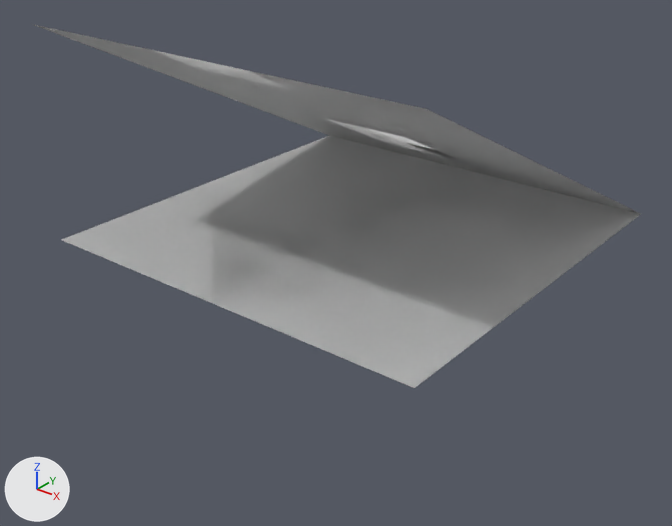
The FBX model Assets/Models/Hole Tile.fbx as it was, and as the next commit left it.
Camera for both pictures: a 50 mm lens placed at (2.49, -3.3, 1.81), pointed at (0.02, -0.21, -0.11). Every picture has the same lights, and +X, +Y and +Z are marked at lower left. Where no turn or scale is listed for an object, it has been applied to the vertices.

Objects in the first picture: 'Hole', 'Inclined', 'Inclined Bridge', 'Plain', 'Plain Bridge'.
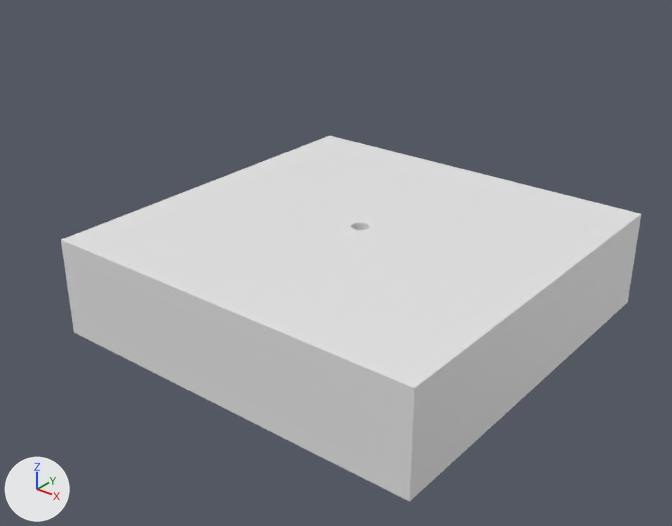
The newer file is also turned or shifted as a whole; pictures and numbers use the older file's frame.

What changed in the scene script:
```text
Change me_cylinder:
    used by ob_hole; location = (0.0, 0.0, 0.0)
    remove me_cylinder.from_pydata(...)  # 73 vertices, 68 faces; spans x -1.0..1.0, y -1.0..1.0, z -0.07..0.0
    add me_cylinder.from_pydata(...)  # 82 vertices, 80 faces; spans x -1.0..1.0, y -1.0..1.0, z -0.5..0.0
    me_cylinder part 1
    1 vertex is added at (0.0, 0.0, -0.5)
    8 new vertices lie (0.0, 0.0, -0.5) away from vertices in x -1.0..1.0, y -1.0..1.0, z 0.0
    12 new faces join them
Remove ob_plain:
    ob_plain = bpy.data.objects.new('Plain', me_plane_001)
    ob_plain.location = (0.0, 0.0, 0.0)
Remove ob_plain_bridge:
    ob_plain_bridge = bpy.data.objects.new('Plain Bridge', me_plane_002)
    ob_plain_bridge.location = (0.0, 0.0, 0.0)
Remove ob_inclined_bridge:
    ob_inclined_bridge = bpy.data.objects.new('Inclined Bridge', me_plane_003)
    ob_inclined_bridge.location = (0.0, 0.0, 0.0)
Remove ob_inclined:
    ob_inclined = bpy.data.objects.new('Inclined', me_plane)
    ob_inclined.location = (0.0, 0.0, 0.0)
```

Changed parts and their boxes [x1, y1, x2, y2] in the pictures (672 x 526 px):
'Hole', reshaped (45% taller): before [62, 136, 641, 388]; after [61, 136, 641, 502]
'Inclined', deleted: before [32, 24, 638, 213]
'Plain', deleted: before [62, 136, 638, 388]
'Inclined Bridge', deleted: before [152, 50, 506, 180]
'Plain Bridge', deleted: before [171, 162, 504, 321]
part 1 of me_cylinder, added: after [61, 215, 641, 502]
